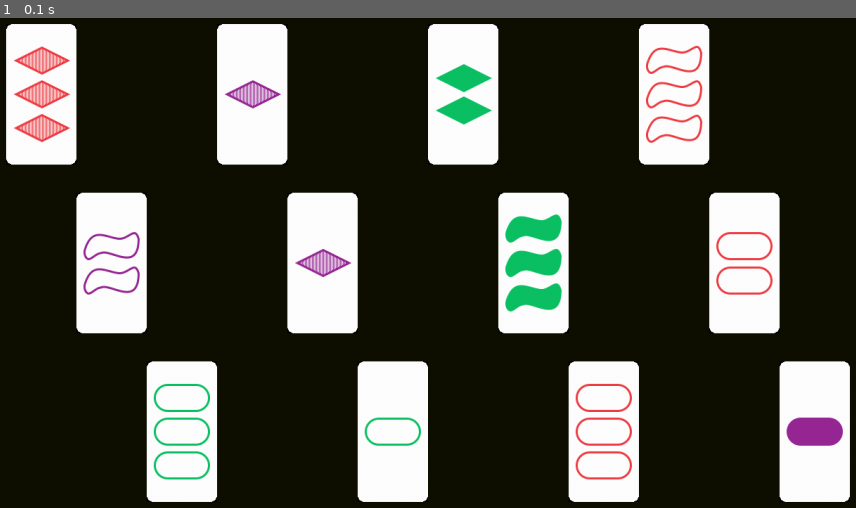
Above: before the commit, frame 1.
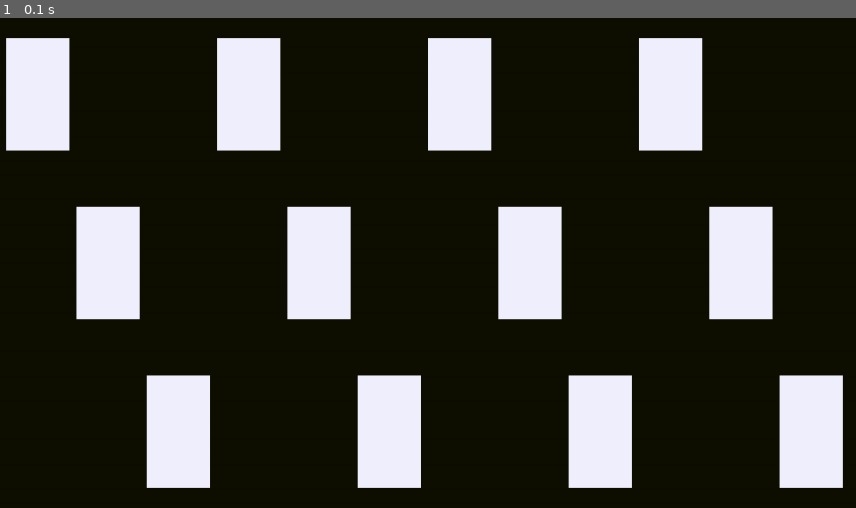
Above: after the commit, the same moment.

Repository: DeezRobotNuts/SET
Game: pygame game, started from SET+kaarten/SET+kaartclass.py
Same seed, same stepped clock (60 frames per second), same inputs: the game is played once before the commit and once after it.
Inputs:
- Up to frame 1 (0.1 s): no input

The runs differ from the first frame. In frame 1, 12% of the frame differs, in the area x 0-100%, y 1-99%.

Commit message:
Revert "We kunnen iets zien"

Diff:
--- a/SET+kaarten/SET+kaartclass.py
+++ b/SET+kaarten/SET+kaartclass.py
@@ -119,7 +119,7 @@
     #       met de 3e t/m laatste -
     #   3e - en
     #       met de 4e t/m laatste -
-    #   ...pygame.image.load('C:\\Users\\yunus\\Downloads\\kaarten\\kaarten\\greendiamondempty1.gif')
+    #   ...
     #   1 na laatste - en
     #       met de laatste - t/m laatste -
     #2e kaart met de...
@@ -196,22 +196,15 @@
     #hier kunnen we de kaartafbeeldingen doen
         self.positie = positie
         self.kleur = kleur
-
-        #totdat de plaatjes werken
-        #self.vlak = pygame.Surface([90, 160])
-        #self.vlak.fill(self.kleur)
-
+        self.vlak = pygame.Surface([90, 160])
+        self.plek = self.vlak.get_rect(left=(40 + 100*self.positie)
+                                       ,top = (40 + 240*(self.positie % 3)))
+        #een self.kaart die een van de kaarten pakt?
         self.kaart = altlijst[rndm(81)]
 
-        self.plaatje = pygame.image.load(altdict[self.kaart]).convert()
-        self.plaatje.set_colorkey((self.kleur), pygame.RLEACCEL)
-
-        self.plek = self.plaatje.get_rect(left=(40 + 100*self.positie)
-                                       ,top = (20 + 240*(self.positie % 3)))
-        #een self.kaart die een van de kaarten pakt?
-
-
-
+        self.vlak.fill(self.kleur)
+        #self.plaatje = pygame.image.load(altdict[self.kaart]).convert()
+        #self.plaatje.set_colorkey(("white"), pygame.RLEACCEL)
 
 grid = [Grid(i, (rd1, gr1, bl1)) for i in range(12)]
 
@@ -241,7 +234,7 @@
         pygame.draw.rect(scherm, (rd1, gr1, bl1), rechthoek)
     """
     for n in range(len(grid)):
-        scherm.blit(grid[n].plaatje, grid[n].plek)
+        scherm.blit(grid[n].vlak, grid[n].plek)
     #zonder deze line zie je niets
     pygame.display.flip()
 
Binary file removed: greendiamondempty1.gif
Binary file removed: greendiamondempty2.gif
Binary file removed: greendiamondempty3.gif
Binary file removed: greendiamondfilled1.gif
Binary file removed: greendiamondfilled2.gif
Binary file removed: greendiamondfilled3.gif
Binary file removed: greendiamondshaded1.gif
Binary file removed: greendiamondshaded2.gif
Binary file removed: greendiamondshaded3.gif
Binary file removed: greenovalempty1.gif
Binary file removed: greenovalempty2.gif
Binary file removed: greenovalempty3.gif
(and 69 more such lines)
